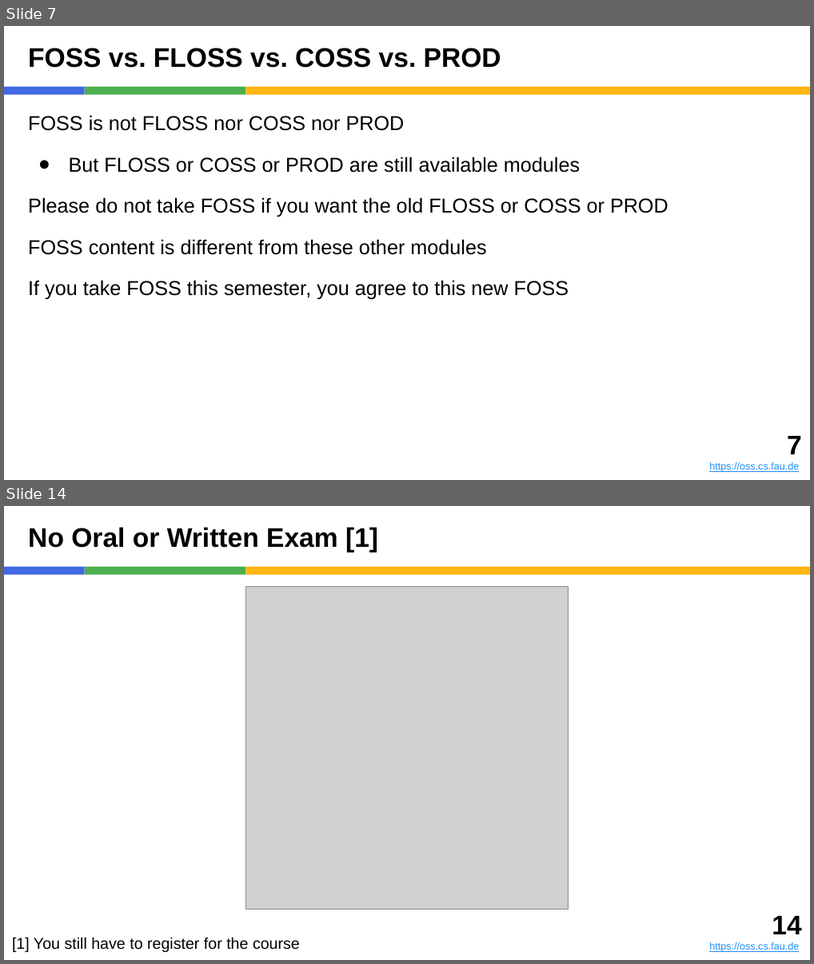
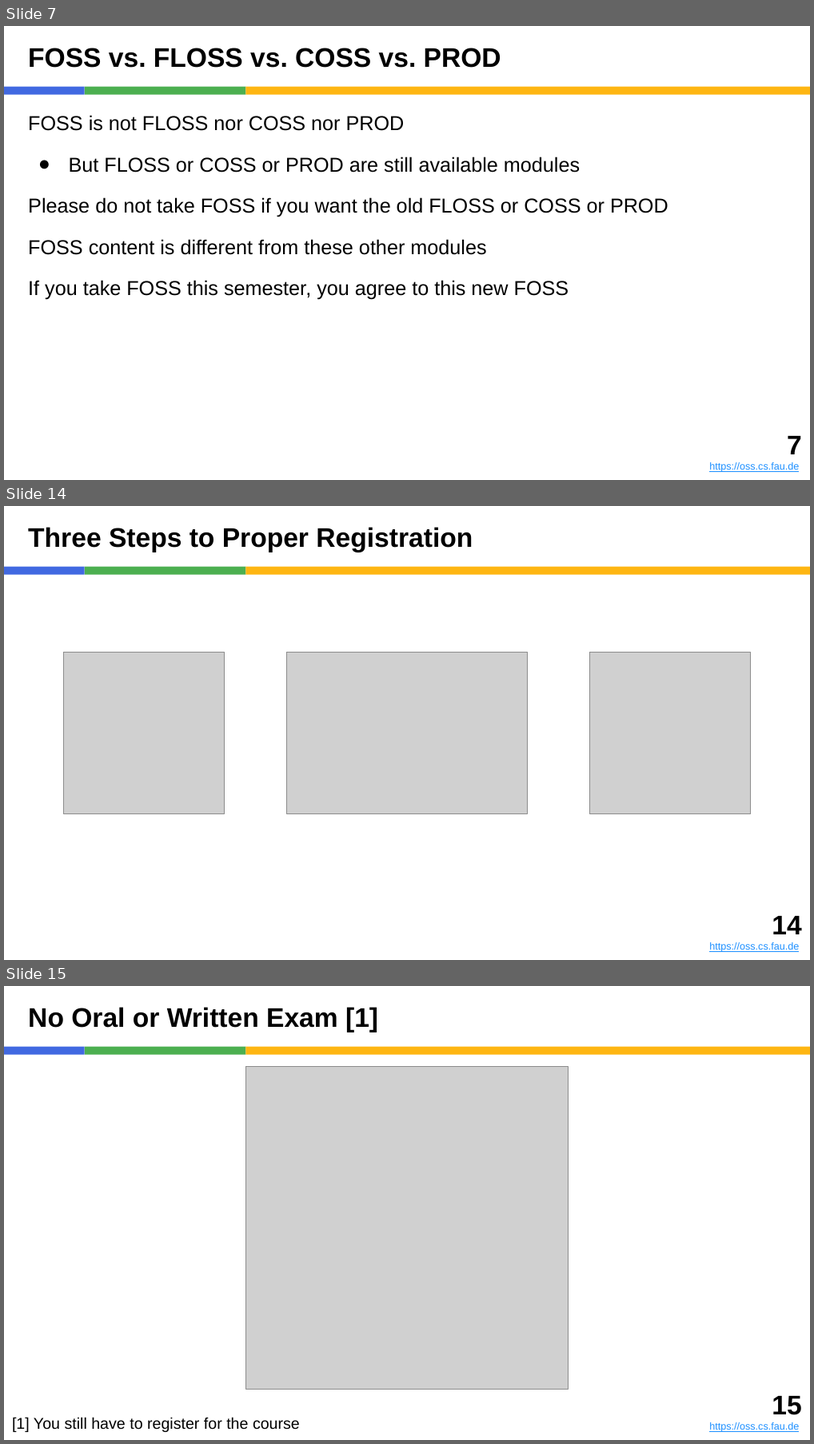
Before and after one commit to dirkriehle/foss-course, a slide deck: Lecture slides/FOSS A01 - Introduction.pptx. Shown one above the other, each under a label of ours: slides 7 and 14 before the commit, slides 7, 14 and 15 after it; the slides between them are not shown. The pictures are 814x964 and 814x1444 pixels, drawn with LibreOffice and Linux fonts; fonts in the diff are those of the drawing; grey boxes stand for pictures. Boxes give left, top, right and bottom in pixels: in the first picture for what was removed or moved away, otherwise in the second. Text is boxed around its words. In the diff, an @@ line names an element or a change of style, - is before the commit and + after.

```diff
--- a/Lecture slides/FOSS A01 - Introduction.pptx
+++ b/Lecture slides/FOSS A01 - Introduction.pptx
@@ slide 14 added at (4,506,810,960), background #FFFFFF; not listed: 3 template elements that a slide beside it also shows @@
@@ title added at (28,527,473,552), 24 pt, text #000000, bold @@
+Three Steps to Proper Registration
@@ picture added at (64,652,225,813) @@
@@ picture added at (286,652,527,813) @@
@@ picture added at (590,652,750,813) @@
@@ text added at (710,916,802,952), 9 pt, text #1E90FF, underline @@
+14
+https://oss.cs.fau.de
@@ what was slide 14 is now slide 15 @@
@@ text at (772,1396,802,1415): text changed @@
-14
+15
```
Also in this commit, not shown: 4 slides changed, 5 other slides added, 5 slides removed, 5 other files.
